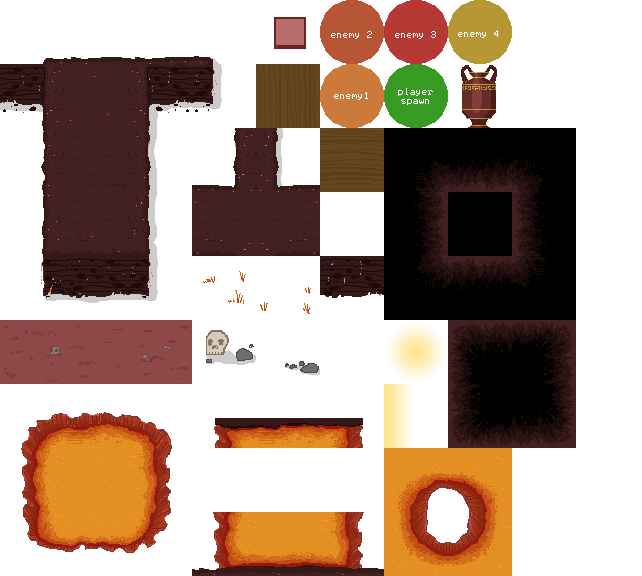
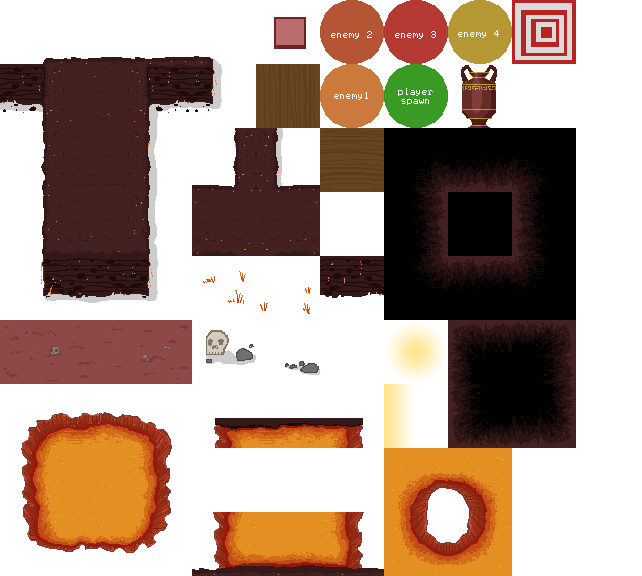
Layer changes from the first 642px x 576px image to the second:
painted on "obbjects" over (512, 0, 576, 64)
